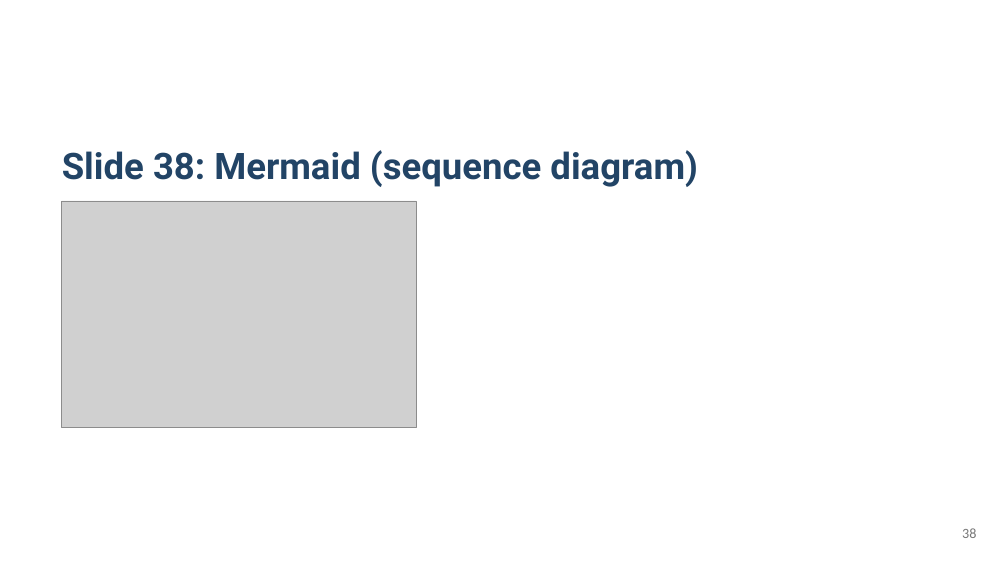
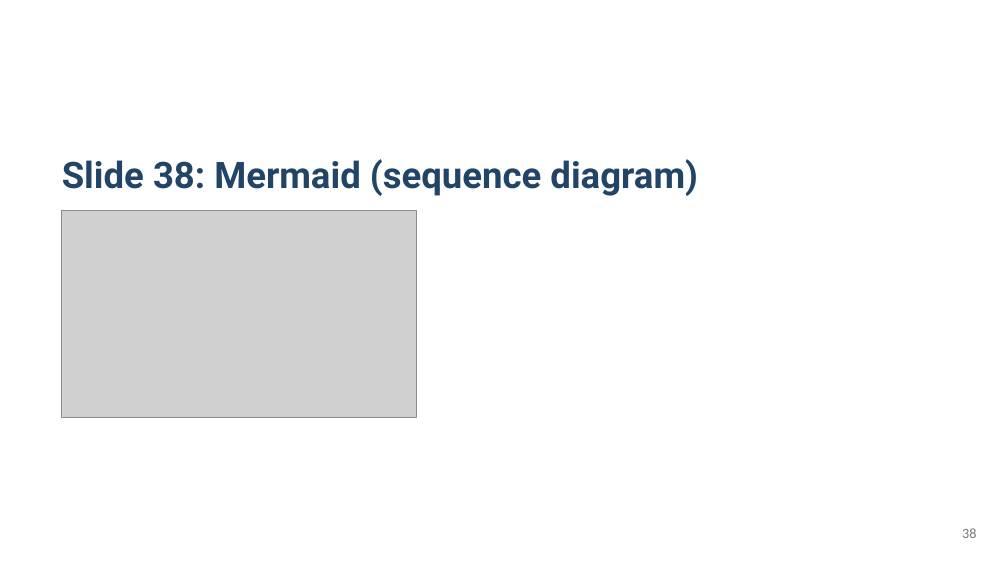
Before and after one commit to KatsuYuzu/marp-to-editable-pptx, a slide deck: slide 38 of output-pptx/test-output.pptx. Drawn at 1008x567 pixels with LibreOffice and Linux fonts; fonts in the diff are those of the drawing; grey boxes stand for pictures. Boxes give left, top, right and bottom in pixels: in the first picture for what was removed or moved away, otherwise in the second. Text is boxed around its words. In the diff, an @@ line names an element or a change of style, - is before the commit and + after.

```diff
--- a/output-pptx/test-output.pptx
+++ b/output-pptx/test-output.pptx
@@ text "Slide 38: Mermaid (sequence diagram)": place and size @@
-text "Slide 38: Mermaid (sequence diagram)" at box(62, 150, 698, 187)
+text "Slide 38: Mermaid (sequence diagram)" at box(62, 159, 698, 196)
@@ picture: place and size @@
-picture at box(62, 201, 417, 427)
+picture at box(62, 210, 417, 417)
```
Also in this commit, not shown: 21 other slides changed, 1 other file.
